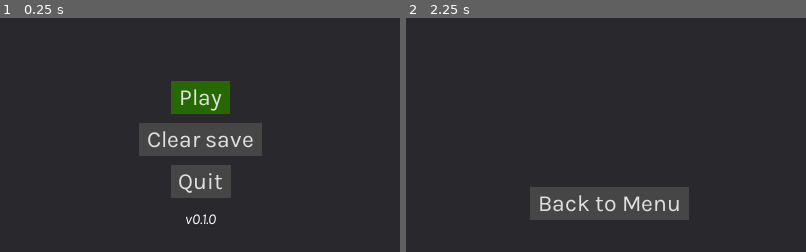
Above: before the commit, frames 1-2 (left to right).
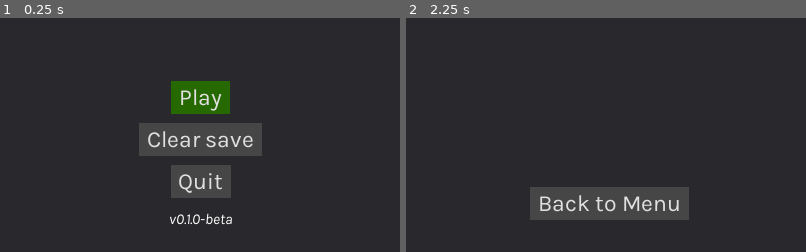
Above: after the commit, the same moments.

Repository: RainbowAsteroids/Clicker
Game: Godot game, scene res://UIs/MainMenu.tscn
Two runs of this game, one before a commit and one after it. Both use one fixed random seed, a clock stepped at 60 frames per second and the inputs below. The engine's default icon, where the game draws it, is replaced by a stand-in: a white triangle on a blue panel in a dark square.
Inputs:
- Up to frame 1 (0.25 s): no input
- Up to frame 2 (2.25 s): click "Play" at 0.5 s; click "Back to Menu" at 1.25 s; click "Play" at 2 s
The pictures show only the part of the screen within x 25-75%, y 50-100%; the shares and areas given below are measured in that part.

The runs differ from the first frame. In frame 1, 0.3% of the frame differs, in the area x 42-58%, y 83-89%; in frame 2, nothing differs.

Commit message:
Renamed version

Diff:
--- a/UIs/MainMenu.tscn
+++ b/UIs/MainMenu.tscn
@@ -44,23 +44,23 @@
 
 [node name="Title" type="Label" parent="MarginContainer/VBoxContainer"]
 margin_right = 902.0
-margin_bottom = 95.0
+margin_bottom = 72.0
 custom_fonts/font = ExtResource( 2 )
 text = "Clicker"
 align = 1
 valign = 1
 
 [node name="Subtitle" type="Label" parent="MarginContainer/VBoxContainer"]
-margin_top = 99.0
+margin_top = 76.0
 margin_right = 902.0
-margin_bottom = 129.0
+margin_bottom = 106.0
 custom_fonts/font = SubResource( 1 )
 text = "Bullet hell game controlled by the mouse"
 align = 1
 valign = 1
 
 [node name="VSplitContainer" type="VSplitContainer" parent="MarginContainer/VBoxContainer"]
-margin_top = 133.0
+margin_top = 110.0
 margin_right = 902.0
 margin_bottom = 346.0
 size_flags_horizontal = 3
@@ -104,7 +104,7 @@
 margin_right = 902.0
 margin_bottom = 540.0
 custom_fonts/font = SubResource( 2 )
-text = "v0.1.0"
+text = "v0.1.0-beta"
 align = 1
 valign = 1
 __meta__ = {
